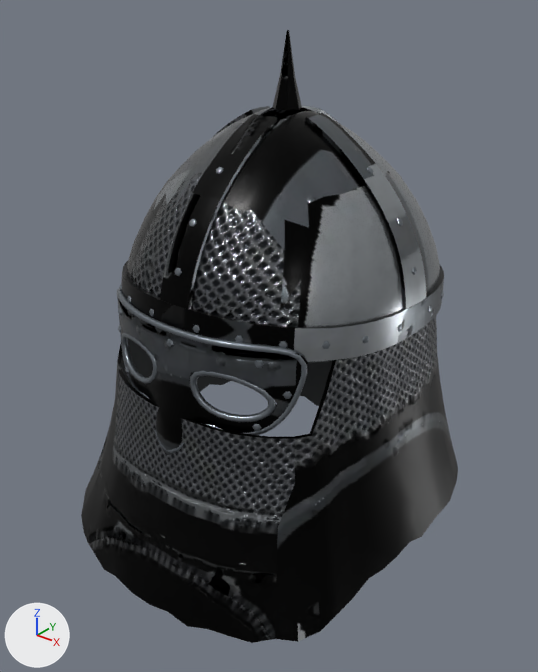
Before and after pictures for a commit that changed the glTF model client/public/q/gear/glacial.glb.
Before and after are seen from a 50 mm lens placed at (0.333, -0.445, 0.352), pointed at (0.004, -0.034, 0.097). Lighting does not change. The marker at lower left points along +X, +Y and +Z. The picture after the commit comes second. Vertices at exactly the same position are counted once.

The first picture shows 'helm'.
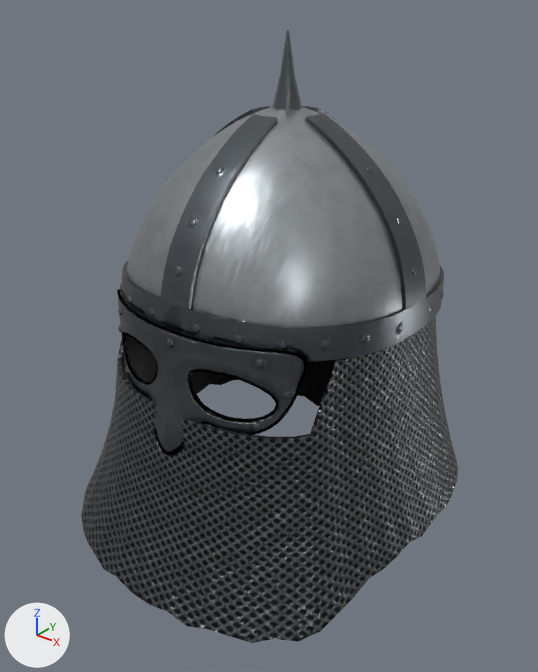
Changed parts and their boxes (x1, y1, x2, y2) in the pictures (538 x 672 px):
part 1 of me_helm_001, deleted
    before: (190, 371, 276, 422)
part 2 of me_helm_001, deleted
    before: (121, 333, 157, 384)
part 3 of me_helm_001, cut back
    both: (92, 107, 458, 614)
part 4 of me_helm_001, recoloured (lighter)
    both: (127, 107, 440, 327)
part 5 of me_helm_001, recoloured
    both: (121, 30, 444, 454)
part 6 of me_helm_001, recoloured
    before: (189, 356, 307, 382)
    after: (117, 291, 307, 421)
part 7 of me_helm_001, recoloured
    both: (118, 167, 444, 431)
part 8 of me_helm_001, recoloured (lighter)
    both: (81, 321, 458, 643)
part 9 of me_helm_001, recoloured
    both: (121, 338, 305, 397)

Edits to the bpy script that builds the scene:
```text
Add mat_helm_baked:
    mat_helm_baked = bpy.data.materials.new('helm_baked')
    # uses the picture img_helm_color
    # uses the picture img_helm_normal
Change me_helm_001:
    used by ob_helm; location = (0.0, 0.0, 0.0)
    remove me_helm_001.from_pydata(...)  # 5093 vertices, 9998 faces; spans x -0.145..0.145, y -0.182..0.141, z -0.069..0.318
    remove me_helm_001.materials.append(mat_steel_inside_baked)
    remove me_helm_001.materials.append(mat_steel_plain_baked)
    add me_helm_001.from_pydata(...)  # 4092 vertices, 7996 faces; spans x -0.145..0.145, y -0.182..0.141, z -0.069..0.318
    me_helm_001 part 1: the loose piece of 126 vertices spanning x 0.016..0.074, y -0.135..-0.113, z 0.082..0.119 is deleted
    me_helm_001 part 2: the loose piece of 126 vertices spanning x -0.074..-0.016, y -0.136..-0.113, z 0.082..0.119 is deleted
    me_helm_001 part 3: 32 vertices moved from x -0.118..0.121, y -0.143..0.108, z -0.015..0.255 to x -0.12..0.122, y -0.143..0.107, z -0.022..0.257; 1238 vertices removed from x -0.139..0.14, y -0.179..0.125, z -0.065..0.267; 489 vertices added at x -0.14..0.141, y -0.179..0.13, z -0.065..0.267
    me_helm_001 part 4: 559 faces spanning x -0.113..0.113, y -0.129..0.107, z 0.12..0.268 switch from mat_steel_baked to mat_helm_baked
    me_helm_001 part 5: 2487 faces spanning x -0.116..0.116, y -0.146..0.112, z 0.044..0.318 switch from mat_band_steel_baked to mat_helm_baked
    me_helm_001 part 6: 201 faces spanning x -0.09..0.09, y -0.145..-0.1, z 0.044..0.139 switch from mat_band_steel_inside_baked to mat_helm_baked
    me_helm_001 part 7: 1548 faces spanning x -0.117..0.117, y -0.137..0.113, z 0.078..0.238 switch from mat_band_steel_plain_baked to mat_helm_baked
    me_helm_001 part 8: 507 faces spanning x -0.145..0.145, y -0.182..0.141, z -0.069..0.133 switch from mat_mail_baked to mat_helm_baked
    me_helm_001 part 9: 216 faces spanning x -0.142..0.141, y -0.178..0.138, z -0.069..0.133 switch from mat_mail_inside_baked to mat_helm_baked
```
